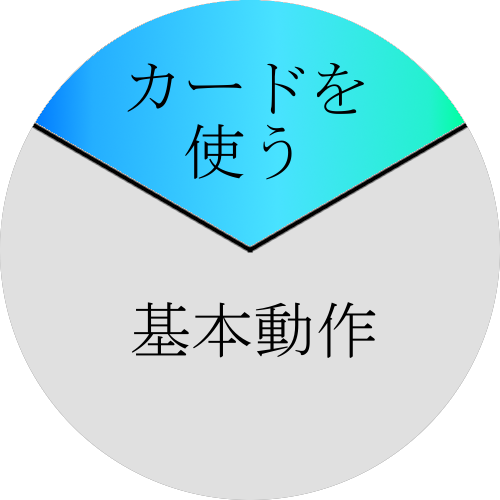
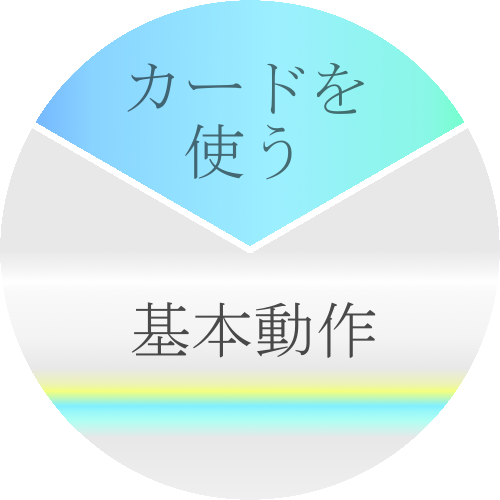
Layers edited between the first and the second 500 x 500 image:
"基本動作": opacity 100% → 70% over [131, 302, 376, 358]
"カードを ...": opacity 100% → 55% over [127, 63, 364, 180]
"カード使用": opacity 100% → 54% over [36, 0, 464, 246]
added layer "基本動作 #1" (50%) above "レイヤー" over [0, 128, 500, 500]
hid "レイヤー" over [0, 0, 500, 500]
